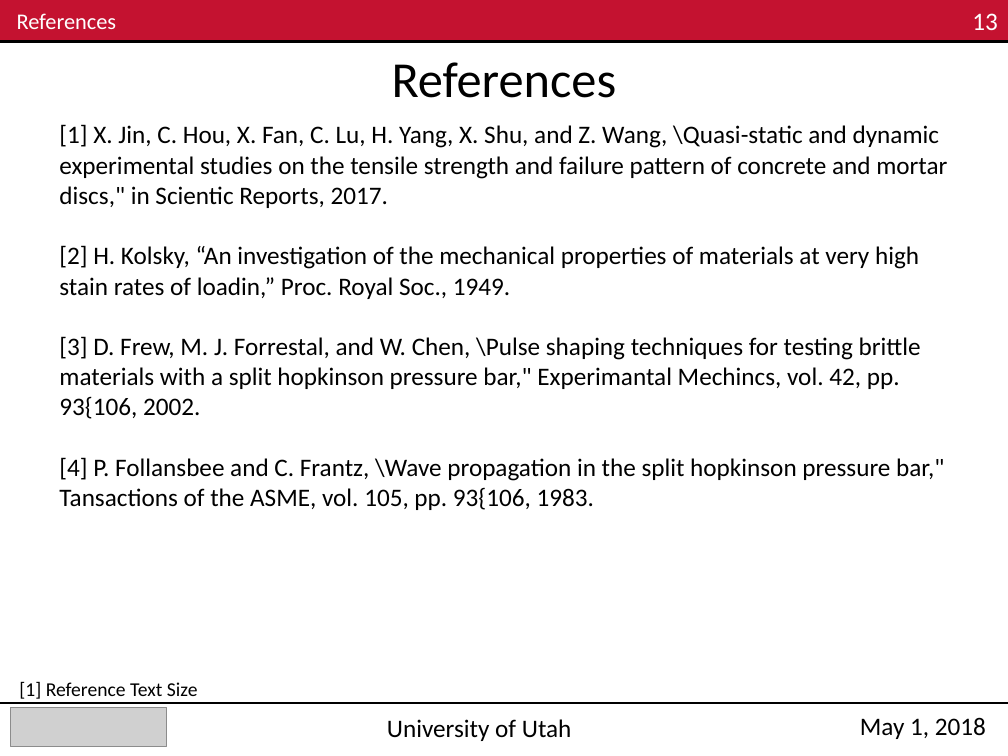
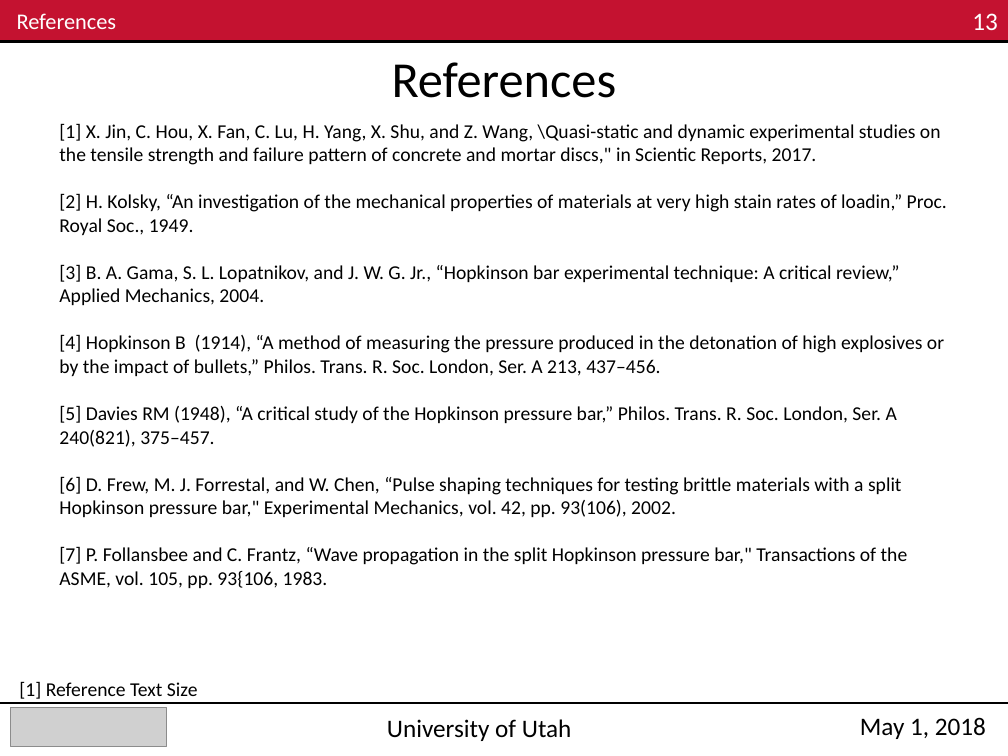
Before and after one commit to Mar-ten/PMAA_Fracture, a slide deck: slide 13 of ME EN 6960_Group4_Exp3_Nick.pptx. Drawn at 1008x756 pixels with LibreOffice and Linux fonts; fonts in the diff are those of the drawing; grey boxes stand for pictures. Boxes give left, top, right and bottom in pixels: in the first picture for what was removed or moved away, otherwise in the second. Text is boxed around its words. In the diff, an @@ line names an element or a change of style, - is before the commit and + after.

```diff
--- a/ME EN 6960_Group4_Exp3_Nick.pptx
+++ b/ME EN 6960_Group4_Exp3_Nick.pptx
@@ text at (59, 123, 947, 235): size 18 to 14 pt in "[1] X. Jin, C. Hou, X. Fan, ...", "[2] H. Kolsky, “An investigation of the ..." @@
@@ text at (59, 264, 944, 588): text changed; size 18 to 14 pt @@
-[3] D. Frew, M. J. Forrestal, and W. Chen, \Pulse shaping techniques for testing brittle materials with a split hopkinson pressure bar," Experimantal Mechincs, vol. 42, pp. 93{106, 2002.
-[4] P. Follansbee and C. Frantz, \Wave propagation in the split hopkinson pressure bar," Tansactions of the ASME, vol. 105, pp. 93{106, 1983.
+[3] B. A. Gama, S. L. Lopatnikov, and J. W. G. Jr., “Hopkinson bar experimental technique: A critical review,” Applied Mechanics, 2004.
+[4] Hopkinson B (1914), “A method of measuring the pressure produced in the detonation of high explosives or by the impact of bullets,” Philos. Trans. R. Soc. London, Ser. A 213, 437–456.
+[5] Davies RM (1948), “A critical study of the Hopkinson pressure bar,” Philos. Trans. R. Soc. London, Ser. A 240(821), 375–457.
+[6] D. Frew, M. J. Forrestal, and W. Chen, “Pulse shaping techniques for testing brittle materials with a split Hopkinson pressure bar," Experimental Mechanics, vol. 42, pp. 93(106), 2002.
+[7] P. Follansbee and C. Frantz, “Wave propagation in the split Hopkinson pressure bar," Transactions of the ASME, vol. 105, pp. 93{106, 1983.
```
Also in this commit, not shown: 6 other slides changed, 1 other file.
